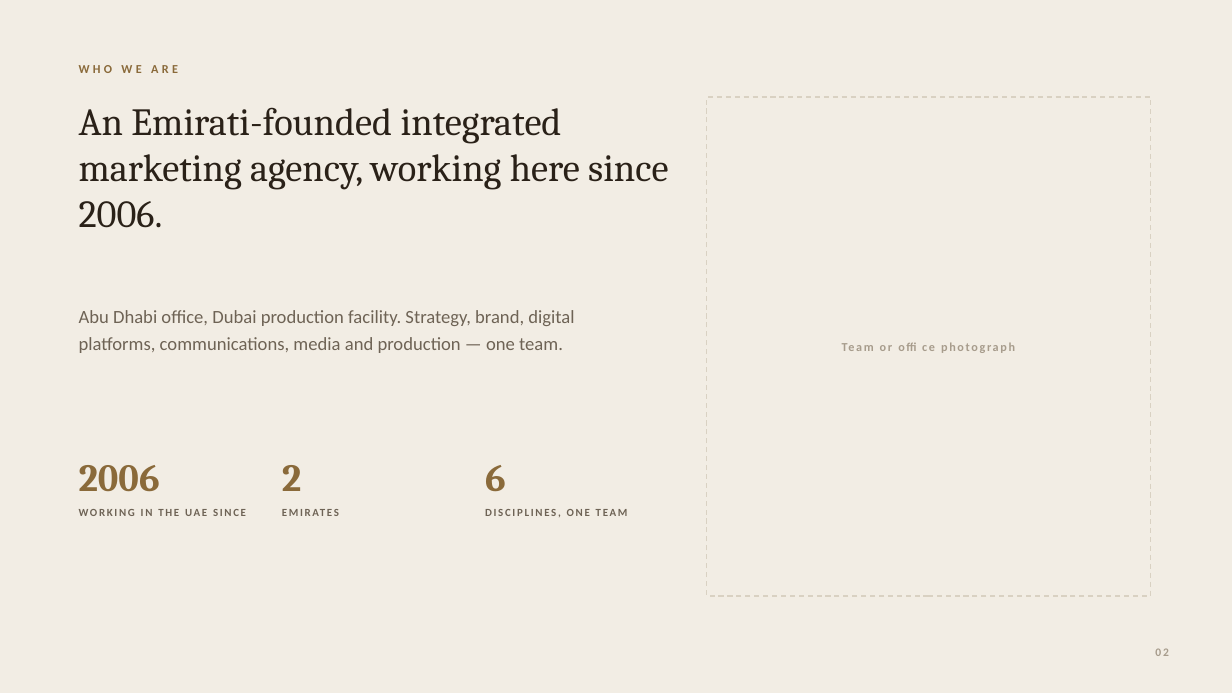
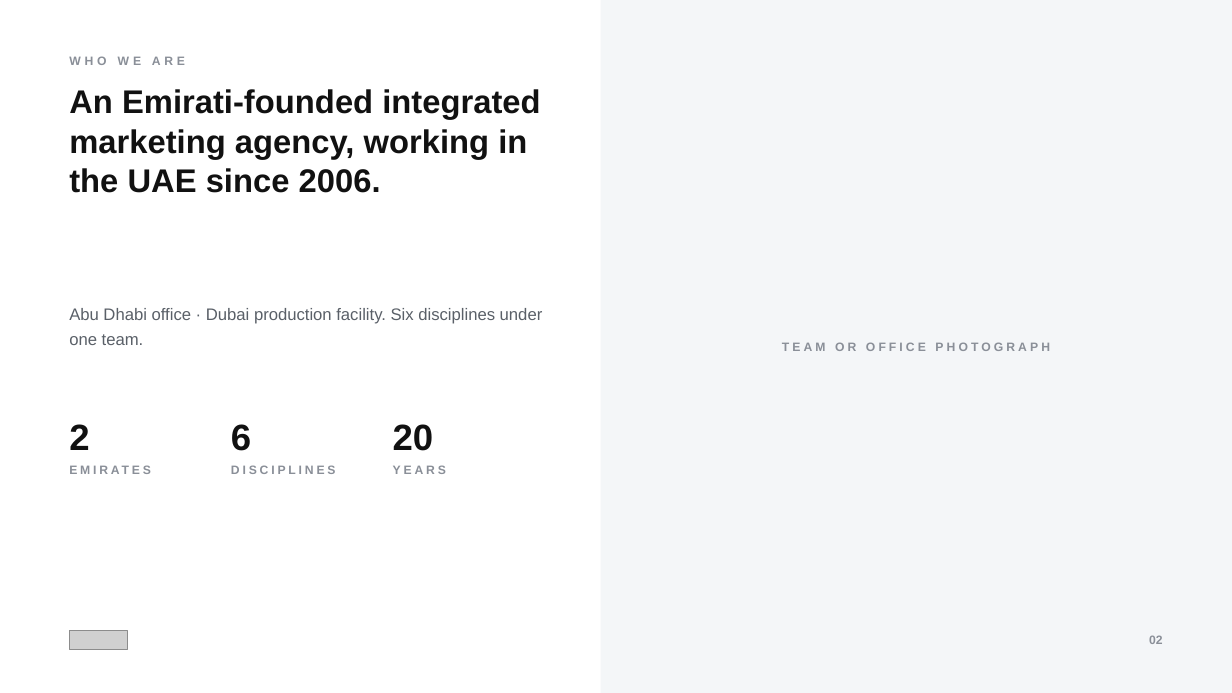
Before and after one commit to tanvichitnis1/NEW-, a slide deck: slide 2 of deck-pptx/EOV-Credentials-2026.pptx. Drawn at 1232x693 pixels with LibreOffice and Linux fonts; fonts in the diff are those of the drawing; grey boxes stand for pictures. Boxes give left, top, right and bottom in pixels: in the first picture for what was removed or moved away, otherwise in the second. Text is boxed around its words. In the diff, an @@ line names an element or a change of style, - is before the commit and + after.

```diff
--- a/deck-pptx/EOV-Credentials-2026.pptx
+++ b/deck-pptx/EOV-Credentials-2026.pptx
@@ background #F2EDE4 to #FFFFFF @@
@@ rectangle: place and size @@
-rectangle at [707, 97, 1151, 596]
+rectangle at [601, 0, 1232, 693]
@@ rectangle at [601, 0, 1232, 693]: fill #F2EDE4 to #F4F6F8; outline #D9D1C2 1 pt dashed to none @@
@@ text "WHO WE ARE": place and size @@
-text "WHO WE ARE" at [79, 65, 178, 73]
+text "WHO WE ARE" at [69, 56, 185, 65]
@@ text "WHO WE ARE" at [69, 56, 185, 65]: font Calibri to Arial, text colour #8A6A3A to #8A8F98, letter spacing 2.6 to 3 pt @@
@@ text at [69, 89, 540, 193]: text changed; size 30 to 25.5 pt; font Cambria to Arial; text colour #2A2118 to #111111; bold on @@
-An Emirati-founded integrated marketing agency, working here since 2006.
+An Emirati-founded integrated marketing agency, working in the UAE since 2006.
@@ text at [69, 308, 543, 345]: text changed; size 14.5 to 13 pt; font Calibri to Arial; text colour #6E6355 to #5A6068 @@
-Abu Dhabi office, Dubai production facility. Strategy, brand, digital platforms, communications, media and production — one team.
+Abu Dhabi office · Dubai production facility. Six disciplines under one team.
@@ text at [782, 342, 1050, 351]: text changed; font Calibri to Arial; text colour #A79C8C to #8A8F98 @@
-Team or office photograph
+TEAM OR OFFICE PHOTOGRAPH
@@ text "2": place and size @@
-text "2" at [282, 465, 302, 491]
+text "2" at [69, 424, 89, 450]
@@ text "2" at [69, 424, 89, 450]: size 30 to 28.5 pt, font Cambria to Arial, text colour #8A6A3A to #111111 @@
@@ text "6" at [231, 424, 251, 451]: size 30 to 28.5 pt, font Cambria to Arial, text colour #8A6A3A to #111111 @@
@@ text "6": place and size @@
-text "6" at [485, 465, 506, 492]
+text "6" at [231, 424, 251, 451]
@@ text added at [393, 424, 434, 451], 28.5 pt, text #111111, bold @@
+20
@@ text "EMIRATES": place and size @@
-text "EMIRATES" at [282, 504, 462, 555]
+text "EMIRATES" at [69, 462, 212, 501]
@@ text "EMIRATES" at [69, 462, 212, 501]: size 8.5 to 9.5 pt, font Calibri to Arial, text colour #6E6355 to #8A8F98, letter spacing 1.3 to 2.2 pt @@
@@ text removed at [79, 465, 160, 492] @@
-2006
@@ text added at [231, 465, 336, 474], 9.5 pt, text #8A8F98, bold @@
+DISCIPLINES
@@ text added at [393, 465, 446, 474], 9.5 pt, text #8A8F98, bold @@
+YEARS
@@ text removed at [79, 509, 246, 516] @@
-WORKING IN THE UAE SINCE
@@ text removed at [485, 509, 628, 517] @@
-DISCIPLINES, ONE TEAM
@@ picture added at [69, 630, 127, 650] @@
@@ text "02": place and size @@
-text "02" at [1155, 648, 1169, 656]
+text "02" at [1149, 635, 1163, 644]
@@ text "02" at [1149, 635, 1163, 644]: size 9 to 9.5 pt, font Calibri to Arial, text colour #A79C8C to #8A8F98, letter spacing 1.5 to 0 pt @@
```
Also in this commit, not shown: 14 other slides changed, 10 slides added, 9 slides removed, 3 other files.
